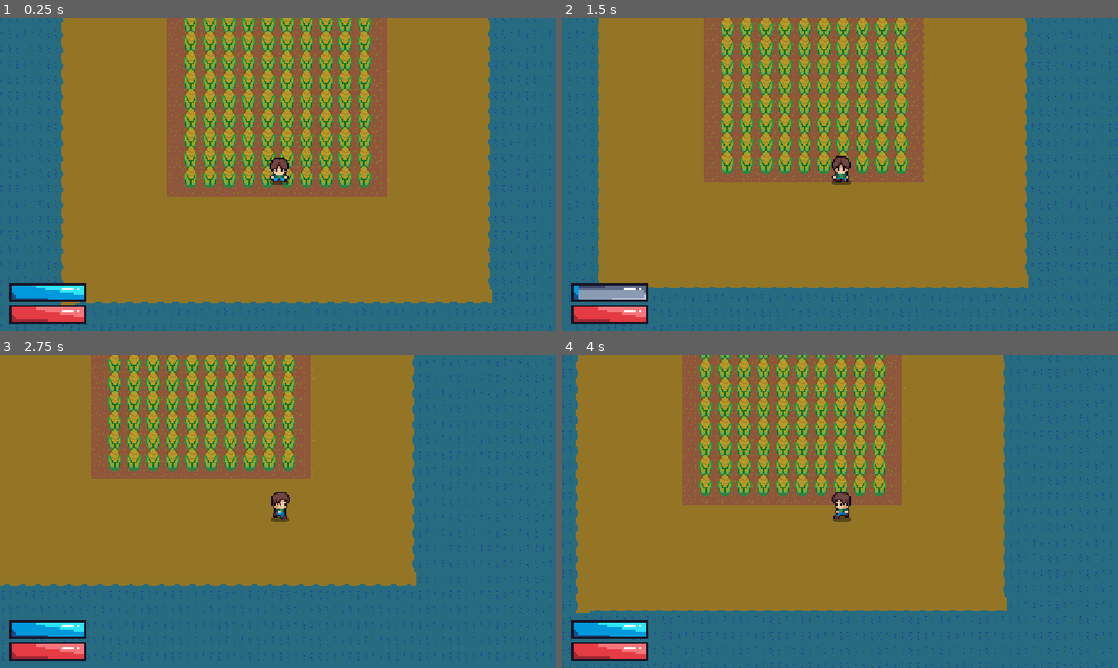
Above: before the commit, frames 1-4 (two rows, left to right).
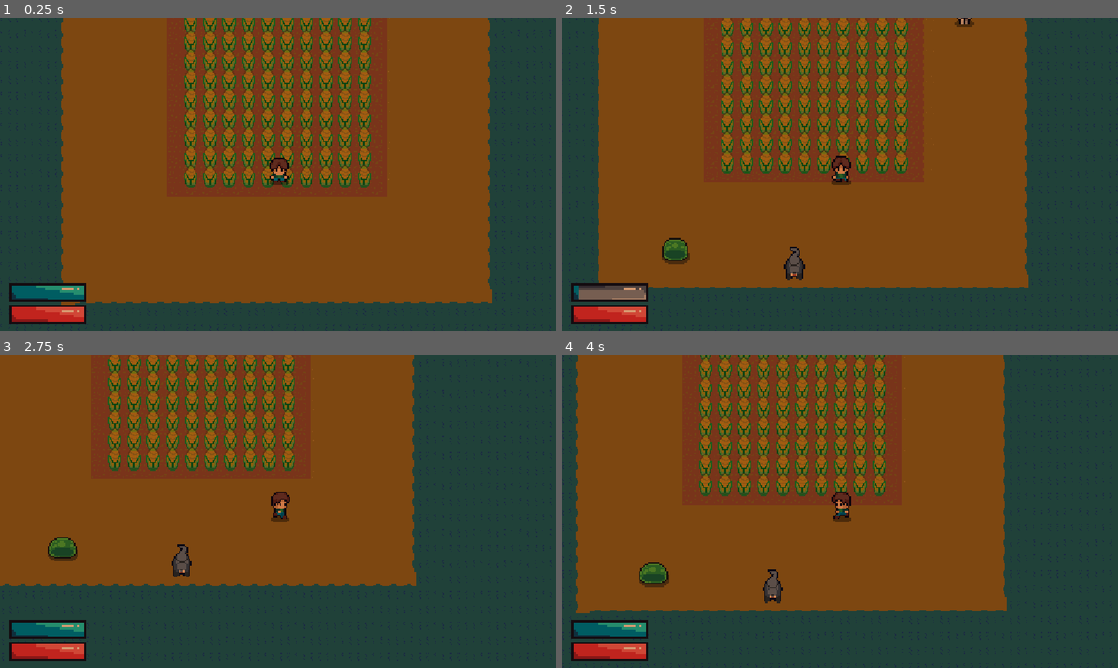
Above: after the commit, the same moments.

Repository: FaizeenHoque/thelastplot
Game: Godot game, scene res://Scenes/Default.tscn
Two runs of this game, one before a commit and one after it. Both use one fixed random seed, a clock stepped at 60 frames per second and the inputs below.
Inputs (mouse positions are in pixels of both pictures, inside the frame that each line leads up to):
- Up to frame 1 (0.25 s): no input
- Up to frame 2 (1.5 s): tap Enter at 0.5 s; move the mouse to (962, 158) at 0.52 s; hold D (MoveRight) 0.53-1.28 s; tap Space (Slash) at 0.6 s; click (962, 158) at 0.67 s; move the mouse to (728, 190) at 1.27 s; hold S (MoveDown) from 1.28 s (still down); tap Alt at 1.35 s
- Up to frame 3 (2.75 s): move the mouse to (333, 442) at 2.02 s; release S (MoveDown) at 2.03 s; hold D (MoveRight) from 2.03 s (still down); tap Shift at 2.1 s
- Up to frame 4 (4 s): move the mouse to (812, 574) at 2.77 s; release D (MoveRight) at 2.78 s; hold W (MoveUp) 2.78-3.53 s; tap Space (Slash) at 2.85 s; click (812, 574) at 2.92 s; move the mouse to (1006, 558) at 3.52 s; hold A (MoveLeft) from 3.53 s (still down); tap Alt at 3.6 s

The runs differ from the first frame. In frame 1, 99% of the frame differs, in the area x 0-100%, y 0-100%; in frame 2, 99%; in frame 3, 99%; in frame 4, 99%.

Commit message:
Fixed enemies being red while dead

Diff:
--- a/Scripts/enemyNormal.gd
+++ b/Scripts/enemyNormal.gd
@@ -53,6 +53,7 @@
 
 func _die() -> void:
 	is_alive = false
+	animated_sprite_2d.modulate = Color(1, 1, 1)
 
 	match last_direction:
 		Vector2.UP:
--- a/Scripts/enemySkeleton.gd
+++ b/Scripts/enemySkeleton.gd
@@ -53,6 +53,8 @@
 
 func _die() -> void:
 	is_alive = false
+	animated_sprite_2d.modulate = Color(1, 1, 1)
+
 	animated_sprite_2d.play("death")
 
 	take_damage_sound.pitch_scale = 0.5
--- a/Scripts/enemySlime.gd
+++ b/Scripts/enemySlime.gd
@@ -52,6 +52,7 @@
 
 func _die(attacker_position: Vector2) -> void:
 	is_alive = false
+	animated_sprite_2d.modulate = Color(1, 1, 1)
 
 	var knockback_direction = (position - attacker_position).normalized()
 	var target_position = position + knockback_direction * 200
--- a/game_manager.gd
+++ b/game_manager.gd
@@ -1,6 +1,6 @@
 extends Node
 
-var time := 300.0
+var time := 839.0
 const DAY_LENGTH := 1200.0
 
 var CurrentCycle := "Day"
--- a/project.godot
+++ b/project.godot
@@ -22,6 +22,7 @@
 
 [display]
 
+window/size/mode=3
 window/size/resizable=false
 window/size/borderless=true
 window/stretch/mode="canvas_items"
